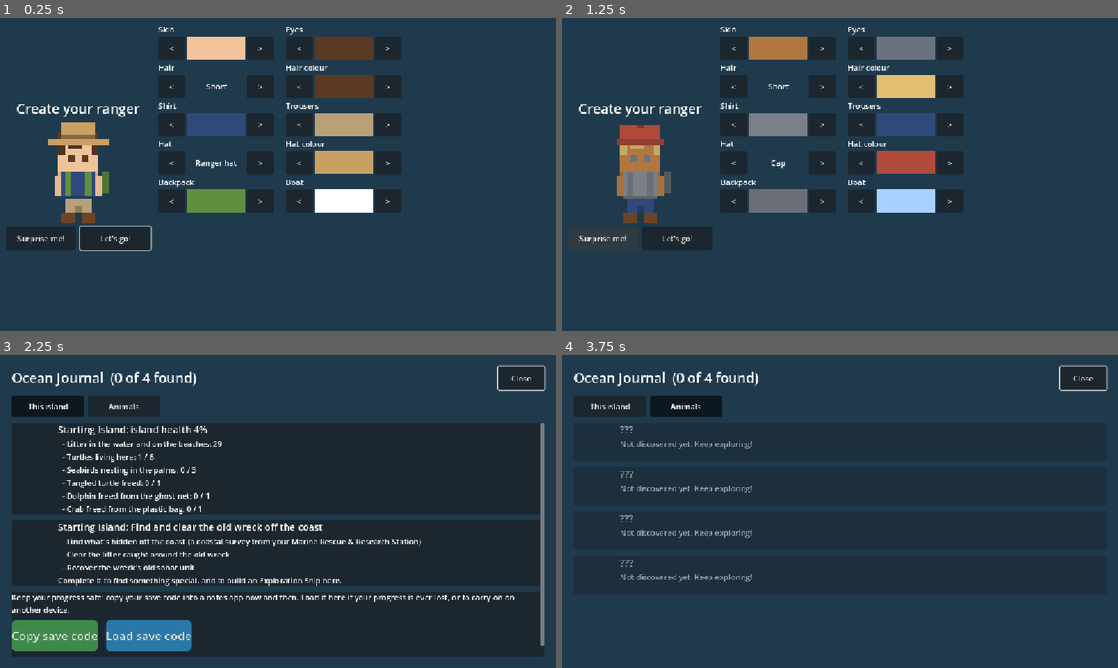
Above: before the commit, frames 1-4 (two rows, left to right).
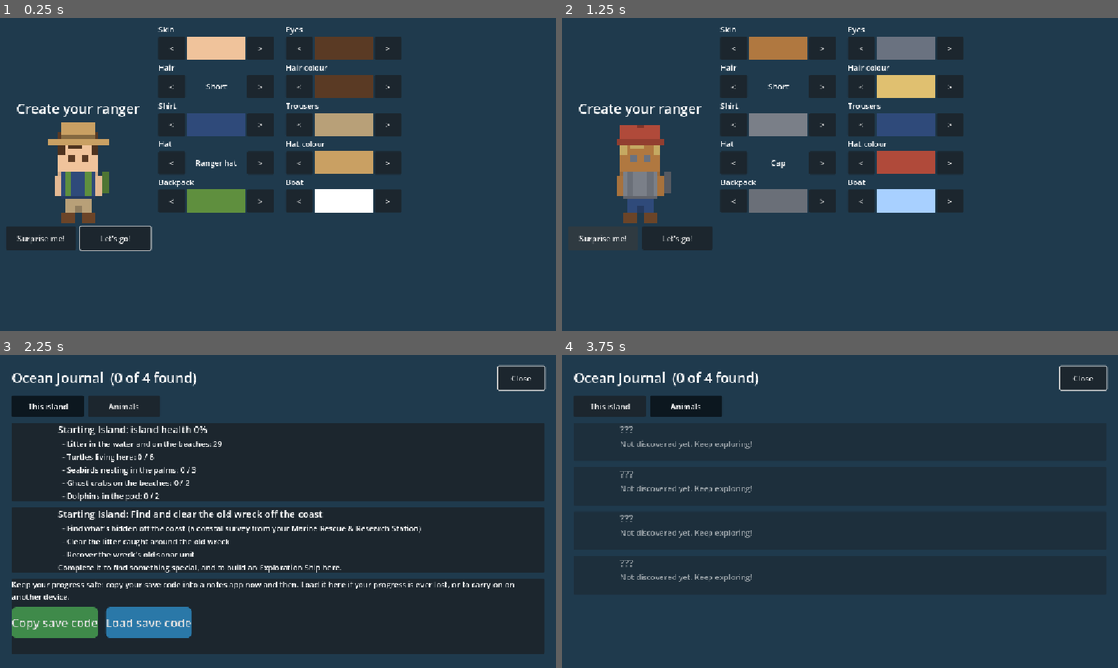
Above: after the commit, the same moments.

Repository: detronics-apps/ocean-haven
Game: Godot game, scene res://scenes/world/ocean_world.tscn
The game is run twice, just before and just after one commit, with the same random seed, the same clock (stepped at 60 frames per second) and the same inputs.
Inputs:
- Up to frame 1 (0.25 s): no input
- Up to frame 2 (1.25 s): click "Surprise me!" at 0.5 s
- Up to frame 3 (2.25 s): click "Let's go!" at 1.25 s; click "Journal" at 2 s
- Up to frame 4 (3.75 s): click "This island" at 2.75 s; click "Animals" at 3.5 s

Frames 1-2 are identical in both runs. In frame 3, 16% of the frame differs, in the area x 2-98%, y 21-97%; in frame 4, nothing differs.

Commit message:
Island health: no oil in the equation; 100% = no litter in reach, no hurt or caught animals, fully populated (turtles, seabirds, crabs, dolphins); the one-off 'freed' factors are replaced by counting only healthy residents
Co-Authored-By: Claude Opus 5.5 <noreply@anthropic.com>
Claude-Session: https://claude.ai/code/session_01TgTuR8CE1ck28M9f6vukjR

Diff:
--- a/data/regions/home_island.tres
+++ b/data/regions/home_island.tres
@@ -109,15 +109,6 @@
 weight = 3.0
 text = "Litter in the water and on the beaches"
 
-[sub_resource type="Resource" id="Health_oil"]
-script = ExtResource("3_health")
-kind = &"clean"
-target = &"oil_patch"
-amount = 2
-weight = 2.0
-text = "Oil patches on the water"
-needs_building = &"deep_ocean_outpost"
-
 [sub_resource type="Resource" id="Health_seabirds"]
 script = ExtResource("3_health")
 kind = &"animals"
@@ -133,23 +124,19 @@
 weight = 2.0
 text = "Turtles living here"
 
-[sub_resource type="Resource" id="Health_turtle_freed"]
+[sub_resource type="Resource" id="Health_crabs"]
 script = ExtResource("3_health")
-kind = &"help"
-target = &"green_turtle"
-text = "Tangled turtle freed"
+kind = &"animals"
+target = &"ghost_crab"
+amount = 2
+text = "Ghost crabs on the beaches"
 
-[sub_resource type="Resource" id="Health_dolphin_freed"]
+[sub_resource type="Resource" id="Health_dolphins"]
 script = ExtResource("3_health")
-kind = &"help"
+kind = &"animals"
 target = &"bottlenose_dolphin"
-text = "Dolphin freed from the ghost net"
-
-[sub_resource type="Resource" id="Health_crab_freed"]
-script = ExtResource("3_health")
-kind = &"help"
-target = &"ghost_crab"
-text = "Crab freed from the plastic bag"
+amount = 2
+text = "Dolphins in the pod"
 
 [sub_resource type="Resource" id="Goal_found"]
 script = ExtResource("2_goal")
@@ -183,5 +170,5 @@
 objective = "Find and clear the old wreck off the coast"
 goals = Array[ExtResource("2_goal")]([SubResource("Goal_found"), SubResource("Goal_cleared"), SubResource("Goal_recovered")])
 discovery_text = "Cleaned and working again, the old sonar unit is the Salvaged Sonar Core! Build an Exploration Ship here and install it to find new islands."
-health = Array[ExtResource("3_health")]([SubResource("Health_clean"), SubResource("Health_oil"), SubResource("Health_turtles"), SubResource("Health_seabirds"), SubResource("Health_turtle_freed"), SubResource("Health_dolphin_freed"), SubResource("Health_crab_freed")])
+health = Array[ExtResource("3_health")]([SubResource("Health_clean"), SubResource("Health_turtles"), SubResource("Health_seabirds"), SubResource("Health_crabs"), SubResource("Health_dolphins")])
 arrivals = Array[ExtResource("4_arr")]([SubResource("Arrival_Crab2"), SubResource("Arrival_Dolphin1"), SubResource("Arr …(242 unchanged characters)…
--- a/scripts/animals/animal.gd
+++ b/scripts/animals/animal.gd
@@ -46,6 +46,8 @@
 var born_at := -1.0
 ## A hatchling with no room at home: once in the water it swims off into the open ocean.
 @export var leaving := false
+## Only passing through (dolphin tracking's visitor): not one of the island's own.
+var visiting := false
 ## Day this animal last nested (spaces nests out by nest_interval_days).
 var last_nest_day := -99
 ## The protection area this animal belongs to (where it hatched or nests), or null.
--- a/scripts/systems/health_factor.gd
+++ b/scripts/systems/health_factor.gd
@@ -13,6 +13,3 @@
 @export var weight := 1.0
 ## What it is, for the Journal ("Litter in the water").
 @export var text: String
-## Only counts (and shows) once a building with this id exists somewhere, e.g. oil patches
-## once the Deep-Ocean Outpost's oil-spill equipment is there ("" = always).
-@export var needs_building: StringName
--- a/scripts/systems/island_health.gd
+++ b/scripts/systems/island_health.gd
@@ -1,7 +1,7 @@
 class_name IslandHealth
 ## Each island's health, 0..1 (its Ocean Impact): the weighted average of its
-## RegionData.health factors — how clean its waters are, animals helped and living
-## there. Islands without factors have no health yet (-1). Ground colours follow it
+## RegionData.health factors — how clean its waters are and how many healthy animals
+## live there (100 % = no litter in reach, no hurt or caught animals, fully populated). Islands without factors have no health yet (-1). Ground colours follow it
 ## (see tint), from muted when damaged to vibrant when healthy.
 
 ## Ground colour at 0 health (muted grey-blue); healthy ground shows its own colours.
@@ -14,19 +14,10 @@
 		return -1.0
 	var total := 0.0
 	var weights := 0.0
-	for factor: HealthFactor in factors(tree, region):
+	for factor: HealthFactor in region.health:
 		total += score(tree, region, factor) * factor.weight
 		weights += factor.weight
 	return total / weights if weights > 0.0 else -1.0
-
-
-## The factors that count right now (some wait for a building: HealthFactor.needs_building).
-static func factors(tree: SceneTree, region: RegionData) -> Array[HealthFactor]:
-	var list: Array[HealthFactor] = []
-	for factor: HealthFactor in region.health:
-		if factor.needs_building == &"" or built(tree, factor.needs_building):
-			list.append(factor)
-	return list
 
 
 ## Whether a building with this id exists anywhere.
@@ -58,9 +49,10 @@
 			return Journal.helped_count(factor.target)
 		&"animals":
 			return tree.get_nodes_in_group("animals").filter(func(a: Node2D) -> bool:
-				# Hurt animals count again once they've recovered (a Rescue mission).
-				return (a.data.id == factor.target and not a.leaving and not a.injured
-					and Regions.nearest(a.global_position) == region)).size()
+				# Healthy residents only: hurt or caught ones count again once helped, and a
+				# visiting dolphin (dolphin tracking) is only passing through.
+				return (a.data.id == factor.target and not a.leaving and not a.injured and not a.tangled
+					and not a.visiting and Regions.nearest(a.global_position) == region)).size()
 	return 0
 
 
--- a/scripts/systems/missions.gd
+++ b/scripts/systems/missions.gd
@@ -179,6 +179,7 @@
 func _new_visitor() -> Node2D:
 	var visitor: Node2D = load(Nest.ANIMAL_SCENE).instantiate()
 	visitor.name = VISITOR_NAME
+	visitor.set("visiting", true)
 	visitor.set("data", load(DOLPHIN))
 	visitor.set("home_radius", 220.0)
 	var region: RegionData = _region if _region else Regions.all()[0]
--- a/scripts/ui/journal_screen.gd
+++ b/scripts/ui/journal_screen.gd
@@ -118,7 +118,7 @@
 	var tree := get_tree()
 	var lines: Array[String] = ["%s: island health %d%%" % [
 		region.display_name, roundi(IslandHealth.of(tree, region) * 100.0)]]
-	for factor: HealthFactor in IslandHealth.factors(tree, region):
+	for factor: HealthFactor in region.health:
 		lines.append("  - " + IslandHealth.describe(tree, region, factor))
 	var entry := card(null, lines)
 	entry.name = "Health_" + region.id
--- a/tests/test_island_health.gd
+++ b/tests/test_island_health.gd
@@ -39,9 +39,10 @@
 	_expect(cleaned > start, "cleaning up raises its health (%.2f)" % cleaned)
 	var came: Array = names.call(arrivals.check(world))
 	_expect("Crab2" in came and count.call(&"ghost_crab") == 2, "a cleaner beach: a second crab arrives (%s)" % [came])
-	_expect(arrivals.check(world).is_empty(), "and only once")
-	for id in ["green_turtle", "bottlenose_dolphin", "ghost_crab"]:
-		journal.help(load("res://data/animals/%s.tres" % id))
+	_expect(not "Crab2" in names.call(arrivals.check(world)), "and only once")
+	# Caught animals don't count as living there until they're freed.
+	for animal_name in ["GreenTurtle", "Crab1", "Dolphin2"]:
+		world.get_node(animal_name).restore_freed()
 	var helped: float = health.of(self, home)
 	_expect(helped > cleaned, "freeing animals raises it (%.2f)" % helped)
 	for i in 8:  # more than full health needs: the Journal counts them all
@@ -54,7 +55,11 @@
 	_expect("Dolphin1" in came and not "Dolphin3" in came and count.call(&"bottlenose_dolphin") == 2,
 		"cleaner water: a second dolphin (the rest wait for other islands to recover) (%s)" % [came])
 	_expect(count.call(&"red_footed_booby") == 3, "three seabirds nest in the palms of a healthy island")
-	_expect(is_equal_approx(health.of(self, home), 1.0), "clean, animals freed, 9 turtles, 3 seabirds: fully healthy")
+	_expect(is_equal_approx(health.of(self, home), 1.0), "no litter, no hurt or caught animals, fully populated (9 turtles, 3 seabirds, 2 crabs, 2 dolphins): 100 %")
+	var hurt: Node = world.get_node("Crab1")
+	hurt.injure()
+	_expect(health.of(self, home) < 1.0, "a hurt animal doesn't count until it's rescued")
+	hurt.recover()
 
 	# Seabirds need full-grown palms: cut too many and one flies off (back when they regrow).
 	var palms: Array = world.get_node("StarterIsland").get_children().filter(func(n: Node) -> bool: return n.is_in_group("plants"))
@@ -106,16 +111,14 @@
 	_expect(early_oil == 0, "no oil patches before the Deep-Ocean Outpost exists")
 	for debris: Node in get_nodes_in_group("debris"):
 		debris.free()
-	var before_outpost: float = health.of(self, home)
 	var outpost: Resource = load("res://data/buildings/recycling_centre.tres").duplicate()
 	outpost.id = &"deep_ocean_outpost"  # stand-in until the Deep Sea's outpost is made
 	world.get_node("BuildMode").add_building(outpost, Vector2i(40, 40))
-	_expect(is_equal_approx(health.of(self, home), before_outpost), "no oil about: the oil factor is full once it counts")
 
 	# Oil on the water: only the ranger's own boat cleans it up, and it's never carried.
 	var clean: float = health.of(self, home)
 	var oil: Node = spawner.spawn_at(load("res://data/items/oil_patch.tres"), Vector2(-700, -300), true)
-	_expect(health.of(self, home) < clean, "oil on the water lowers the island's health")
+	_expect(is_equal_approx(health.of(self, home), clean), "oil isn't part of island health")
 	oil._on_body_entered(world.get_node("Player"))
 	var patrol := CharacterBody2D.new()
 	oil._on_body_entered(patrol)
@@ -146,7 +149,7 @@
 	var text := ""
 	for label in journal_screen.find_child("Health_home_island", true, false).find_children("*", "Label", true, false):
 		text += (label as Label).text + "\n"
-	_expect(text.contains("island health") and text.contains("Oil patches on the water: 2") and text.contains("Turtles living here: 9 (6 for full health)"),
+	_expect(text.contains("island health") and not text.contains("Oil") and text.contains("Dolphins in the pod") and text.contains("Turtles living here: 9 (6 for full health)"),
 		"the Journal shows island health and what goes into it")
 	journal_screen.close()
 
Not shown, changed: CLAUDE.md
Not shown, changed: docs/MASTER_PLAN.md
